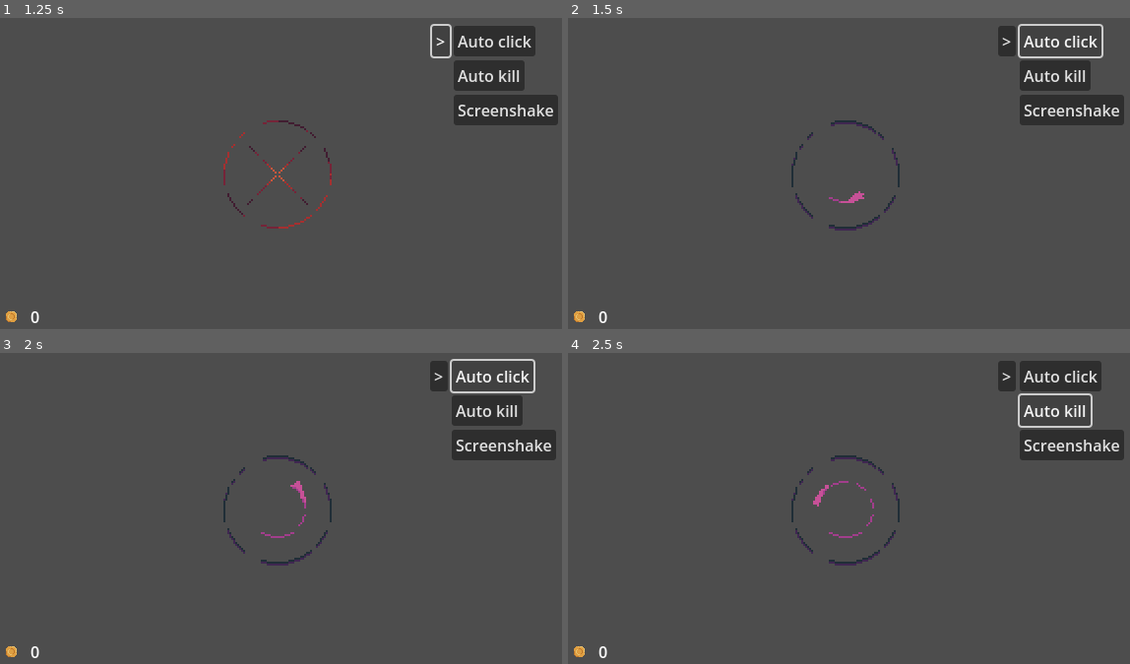
Above: before the commit, frames 1-4 (two rows, left to right).
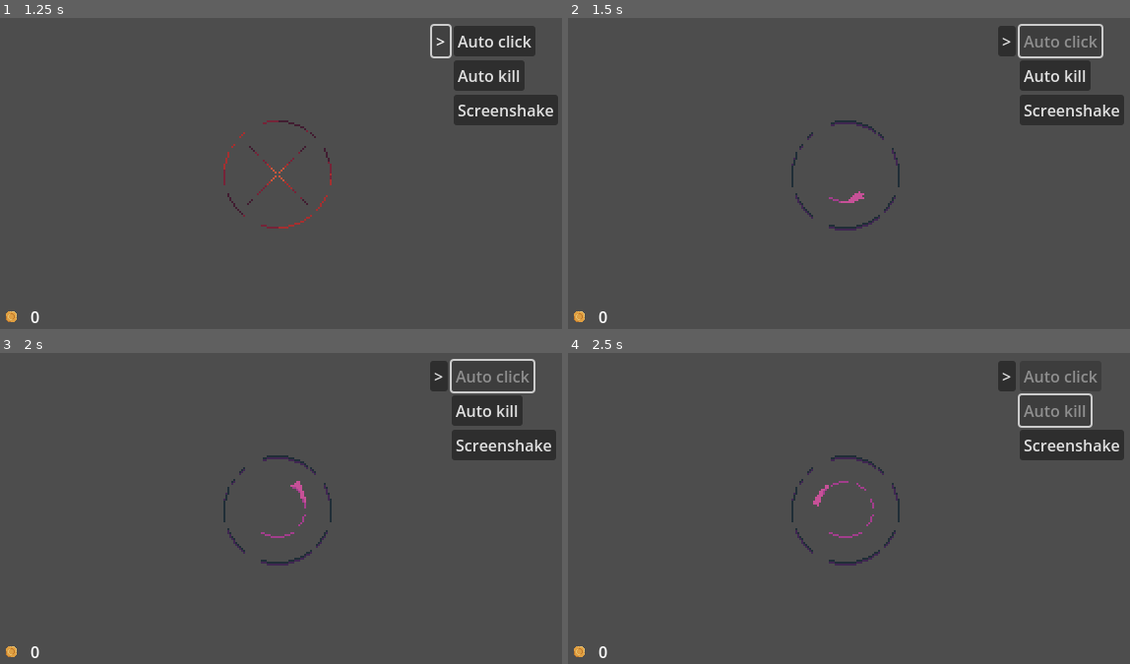
Above: after the commit, the same moments.

Repository: Jin9310/LudumDare55
Game: Godot game, scene res://NewGame/new_game.tscn
The game is run twice, just before and just after one commit, with the same random seed, the same clock (stepped at 60 frames per second) and the same inputs.
Inputs:
- Up to frame 1 (1.25 s): click "<" at 0.5 s
- Up to frame 2 (1.5 s): click "Auto click" at 1.25 s
- Up to frame 3 (2 s): no input
- Up to frame 4 (2.5 s): click "Auto kill" at 2 s

Frame 1 is identical in both runs. In frame 2, 0.2% of the frame differs, in the area x 81-95%, y 5-10%; in frame 3, 0.2%; in frame 4, 0.4%, in the area x 81-95%, y 5-21%.

Commit message:
UI almost prepared
the codfe part - working upgrades with working tooltips that change according to the correct values

Diff:
--- a/HUD/hud.gd
+++ b/HUD/hud.gd
@@ -14,6 +14,7 @@
 var faster_auto_click_price: float = 0
 var kill_money_upgrade: float = 0
 var click_money_upgrade: float = 0
+var spawn_more_minions_upgrade: float = 0
 
 func _process(delta):
 
@@ -27,8 +28,8 @@
 	%deaths.text = "Kills: " + str(gm.kills)
 	%money.text = "Money: " + "%.2f" % rounded_money
 
-	GameManager.acolytes_spawn_at_one_time = %BonusSpawn.value
-	GameManager.kill_money_multiplicator = %BonusMoney.value
+	#GameManager.acolytes_spawn_at_one_time = %BonusSpawn.value
+	#GameManager.kill_money_multiplicator = %BonusMoney.value
 
 	%BonusSpawn_txt.text = "Spawns per click: " + str(%BonusSpawn.value)
 	%BonusMoney_txt.text = "Money per kill: " + str(%BonusMoney.value)
--- a/NewGame/acolyte.gd
+++ b/NewGame/acolyte.gd
@@ -19,6 +19,7 @@
 
 func _ready():
 	new_game.connect("auto_kill_enabled", auto_kill_enabled)
+	SpawnUpgradesUi.connect("kill_all_pressed", auto_kill_enabled)
 	set_random_time(3.0, 6.0) #set some basic timer
 	direction = Vector2.RIGHT.rotated(randf_range(0, TAU)) #set some basic direction
 	$AnimationPlayer.play("spawn")
--- a/UI/StaticUpgrades_ui.gd
+++ b/UI/StaticUpgrades_ui.gd
@@ -14,8 +14,11 @@
 	else:
 		%static_upgrades_btn.text = ">"
 
-	#var color = Color(250, 250, 0, 1)
-	#$%auto_click_btn.add_theme_color_override("bg_color", color)
+	if GameManager.auto_click == true:
+		%auto_click_btn.tooltip_text = "Already purchased"
+
+	if GameManager.auto_kill_acolytes == true:
+		%auto_click_btn.tooltip_text = "Already purchased"
 
 
 func show_hide_panel():
@@ -24,7 +27,6 @@
 		tween.tween_property(%MarginContainer, "position", Vector2(200,0), 0.5)#.set_trans(Tween.TRANS_CUBIC)
 	else:
 		tween.tween_property(%MarginContainer, "position", Vector2(543,0), 0.5)
-
 
 func _on_static_upgrades_btn_pressed():
 	static_upgrades_panel = !static_upgrades_panel
@@ -36,14 +38,13 @@
 	elif SpawnUpgradesUi.static_upgrades_panel == false:
 		tween.tween_property(%MarginContainer, "position", Vector2(543,0), 0.5)
 
-
 func _on_auto_click_btn_pressed():
 		GameManager.auto_click = true
-	#%auto_click_btn.theme_override_colors.icon_normal_color =
+		%auto_click_btn.disabled = true
 
 func _on_auto_kill_btn_pressed():
 	GameManager.auto_kill_acolytes = true
-
+	%auto_kill_btn.disabled = true
 
 func _on_screenshake_btn_pressed():
 	GameManager.screen_shake = !GameManager.screen_shake
--- a/UI/StaticUpgrades_ui.tscn
+++ b/UI/StaticUpgrades_ui.tscn
@@ -45,12 +45,15 @@
 layout_mode = 2
 size_flags_horizontal = 0
 size_flags_vertical = 0
+tooltip_text = "Automatic summoning over time"
 text = "Auto click"
 
 [node name="auto_kill_btn" type="Button" parent="MarginContainer/HBoxContainer/MarginContainer/HBoxContainer/VBoxContainer"]
+unique_name_in_owner = true
 layout_mode = 2
 size_flags_horizontal = 0
 size_flags_vertical = 0
+tooltip_text = "Kills minions over time"
 text = "Auto kill"
 
 [node name="screenshake_btn" type="Button" parent="MarginContainer/HBoxContainer/MarginContainer/HBoxContainer/VBoxContainer"]
--- a/UI/lower_bar.gd
+++ b/UI/lower_bar.gd
@@ -1,5 +1,7 @@
 extends CanvasLayer
 
+var rounded_money = GameManager.usable_money
 
 func _process(delta):
+	#%money.text = "Money: " + "%.2f" % rounded_money
 	%Usable_mone_lbl.text = str(GameManager.usable_money)
--- a/UI/spawn_upgrades_ui.gd
+++ b/UI/spawn_upgrades_ui.gd
@@ -1,4 +1,6 @@
 extends CanvasLayer
+
+signal kill_all_pressed
 
 # 431 open position
 # 543 closed position
@@ -9,6 +11,11 @@
 func _process(delta):
 	show_hide_panel()
 	hide_others()
+
+	#tooltips
+	better_kills_tooltip()
+	more_spawn_tooltip()
+	kill_all_upgrade_tooltip()
 
 	if static_upgrades_panel == false:
 		%static_upgrades_btn.text = "<"
@@ -32,3 +39,25 @@
 		tween.tween_property(%SpawnMargin, "position", Vector2(580,40), 0.5)
 	elif StaticUpgradesUi.static_upgrades_panel == false:
 		tween.tween_property(%SpawnMargin, "position", Vector2(543,40), 0.5)
+
+
+
+func _on_better_kills_btn_pressed():
+	GameManager.kill_money_multiplicator += .1
+
+func better_kills_tooltip():
+	%better_kills_btn.tooltip_text = "Upgrade money gained per kill \ncost: " + str(Hud.kill_money_upgrade) + "\ncurrent monay gain per kill: " + str(GameManager.kill_money_multiplicator)
+
+
+func _on_more_spawns_btn_pressed():
+	GameManager.acolytes_spawn_at_one_time += 1
+
+func more_spawn_tooltip():
+	%more_spawns_btn.tooltip_text = "Upgrade the amount of minions spawned per click \ncost: " + str(Hud.spawn_more_minions_upgrade) + "\ncurrently spanws " + str(GameManager.acolytes_spawn_at_one_time) + " per click"
+
+
+func _on_kill_all_btn_pressed():
+	emit_signal("kill_all_pressed")
+
+func kill_all_upgrade_tooltip():
+	%kill_all_btn.tooltip_text = "Kills all alive minions \ncurrently alive: " + str(GameManager.current_minion_count)
--- a/UI/spawn_upgrades_ui.tscn
+++ b/UI/spawn_upgrades_ui.tscn
@@ -42,23 +42,35 @@
 [node name="VBoxContainer" type="VBoxContainer" parent="SpawnMargin/HBoxContainer/MarginContainer/HBoxContainer"]
 layout_mode = 2
 
-[node name="auto_click_btn" type="Button" parent="SpawnMargin/HBoxContainer/MarginContainer/HBoxContainer/VBoxContainer"]
+[node name="better_kills_btn" type="Button" parent="SpawnMargin/HBoxContainer/MarginContainer/HBoxContainer/VBoxContainer"]
+unique_name_in_owner = true
 layout_mode = 2
 size_flags_horizontal = 0
 size_flags_vertical = 0
-text = "Auto click"
+tooltip_text = "Upgrade money gained per kill
+cost: 123
+current money gain per kill : 0.1"
+text = "Kills"
 
-[node name="auto_kill_btn" type="Button" parent="SpawnMargin/HBoxContainer/MarginContainer/HBoxContainer/VBoxContainer"]
+[node name="more_spawns_btn" type="Button" parent="SpawnMargin/HBoxContainer/MarginContainer/HBoxContainer/VBoxContainer"]
+unique_name_in_owner = true
 layout_mode = 2
 size_flags_horizontal = 0
 size_flags_vertical = 0
-text = "Auto kill"
+tooltip_text = "Upgrade the amount of minions spawned per click
+cost: 123
+currently spawns 1 per click"
+text = "Spawn"
 
-[node name="screenshake_btn" type="Button" parent="SpawnMargin/HBoxContainer/MarginContainer/HBoxContainer/VBoxContainer"]
+[node name="kill_all_btn" type="Button" parent="SpawnMargin/HBoxContainer/MarginContainer/HBoxContainer/VBoxContainer"]
+unique_name_in_owner = true
 layout_mode = 2
 size_flags_horizontal = 0
 size_flags_vertical = 0
-text = "Screenshake"
+tooltip_text = "Kills all alive minions
+curently alive: 123
+cost: 123"
+text = "Kill All"
 
 [node name="VBoxContainer2" type="VBoxContainer" parent="SpawnMargin/HBoxContainer/MarginContainer/HBoxContainer"]
 visible = false
@@ -78,3 +90,6 @@
 text = "screenshake info"
 
 [connection signal="pressed" from="SpawnMargin/HBoxContainer/static_upgrades_btn" to="." method="_on_static_upgrades_btn_pressed"]
+[connection signal="pressed" from="SpawnMargin/HBoxContainer/MarginContainer/HBoxContainer/VBoxContainer/better_kills_btn" to="." method="_on_better_kills_btn_pressed"]
+[connection signal="pressed" from="SpawnMargin/HBoxContainer/MarginContainer/HBoxContainer/VBoxContainer/more_spawns_btn" to="." method="_on_more_spawns_btn_pressed"]
+[connection signal="pressed" from="SpawnMargin/HBoxContainer/MarginContainer/HBoxContainer/VBoxContainer/kill_all_btn" to="." method="_on_kill_all_btn_pressed"]
